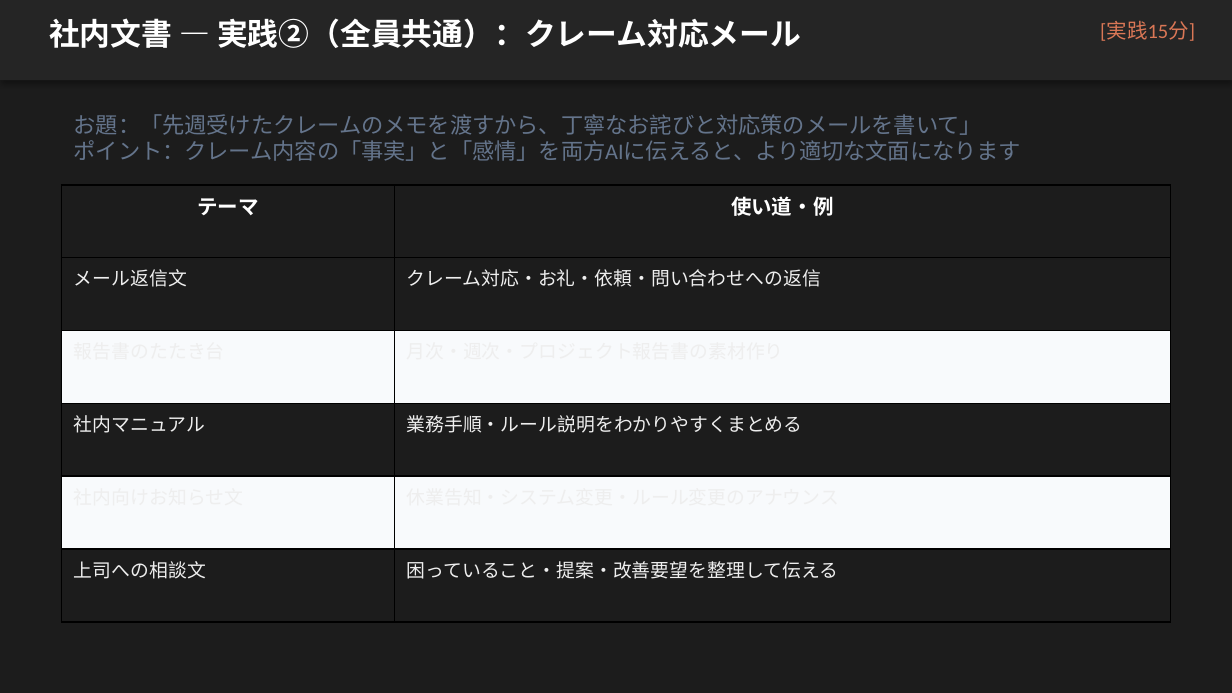
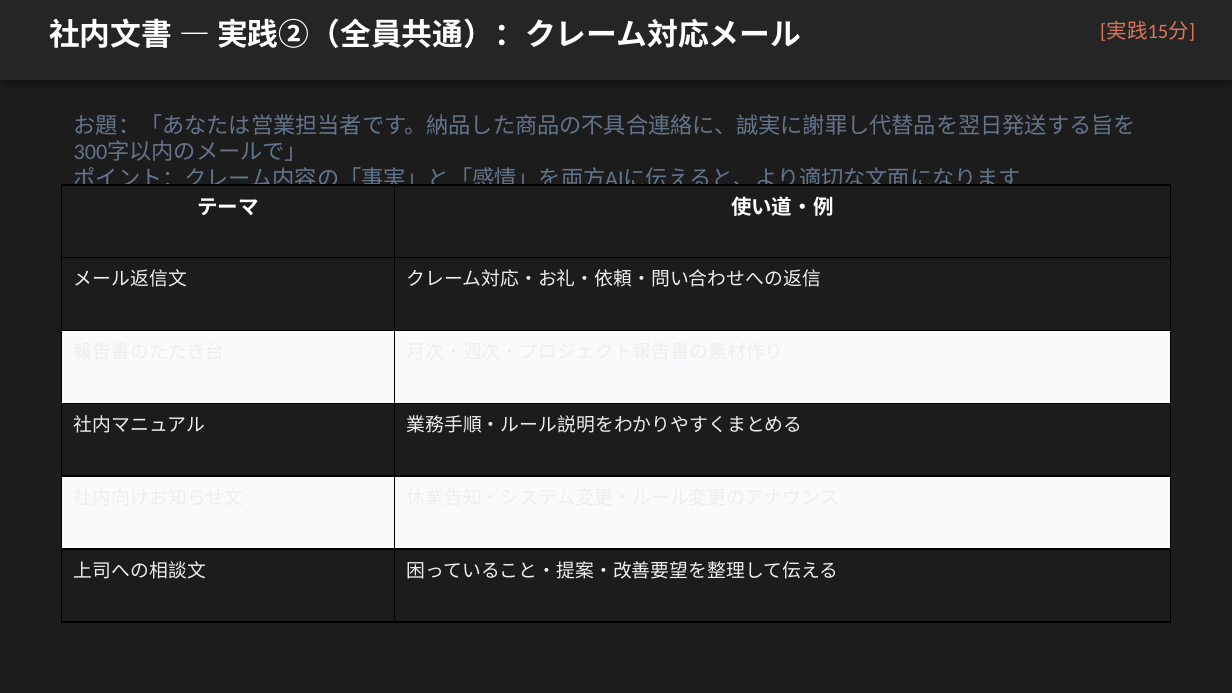
Before and after one commit to zatune-gif/kurashi-no-dodai-log, a slide deck: slide 7 of 00-01_han-ai/training-materials/course02_jissen_bunsho.pptx. Drawn at 1232x693 pixels with LibreOffice and Linux fonts; fonts in the diff are those of the drawing. Boxes give left, top, right and bottom in pixels: in the first picture for what was removed or moved away, otherwise in the second. Text is boxed around its words. In the diff, an @@ line names an element or a change of style, - is before the commit and + after.

```diff
--- a/00-01_han-ai/training-materials/course02_jissen_bunsho.pptx
+++ b/00-01_han-ai/training-materials/course02_jissen_bunsho.pptx
@@ text at (74,114,1136,161): text changed @@
-お題：「先週受けたクレームのメモを渡すから、丁寧なお詫びと対応策のメールを書いて」
+お題：「あなたは営業担当者です。納品した商品の不具合連絡に、誠実に謝罪し代替品を翌日発送する旨を300字以内のメールで」
```
Also in this commit, not shown: 6 other slides changed, 7 other files.
